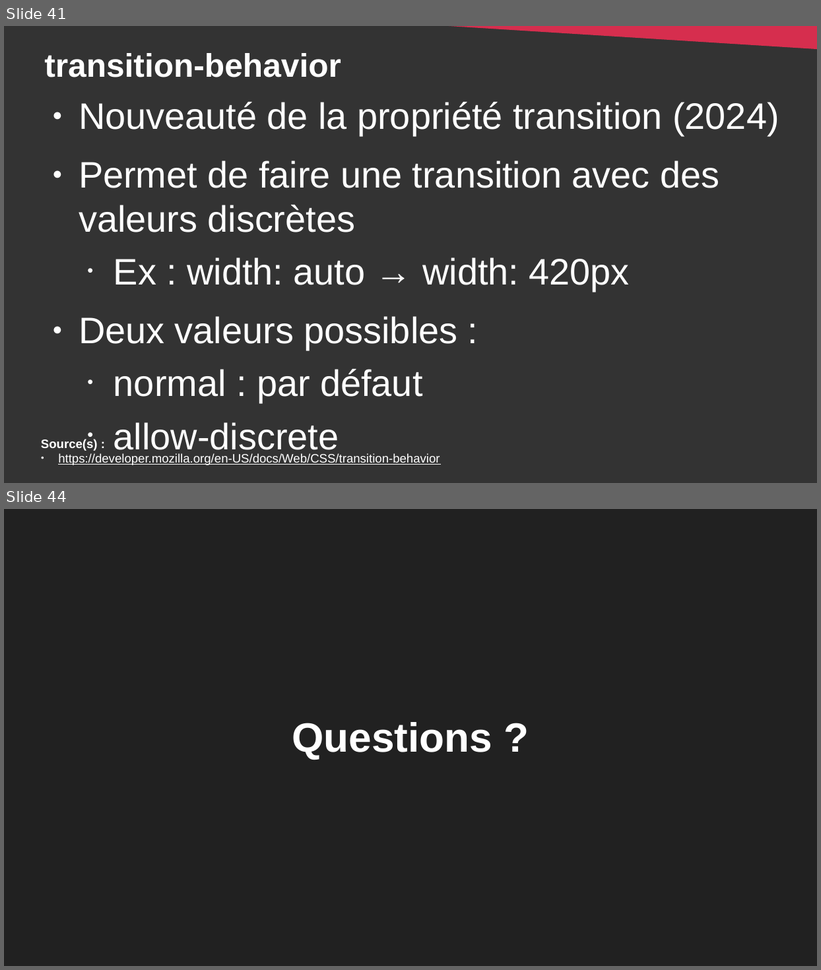
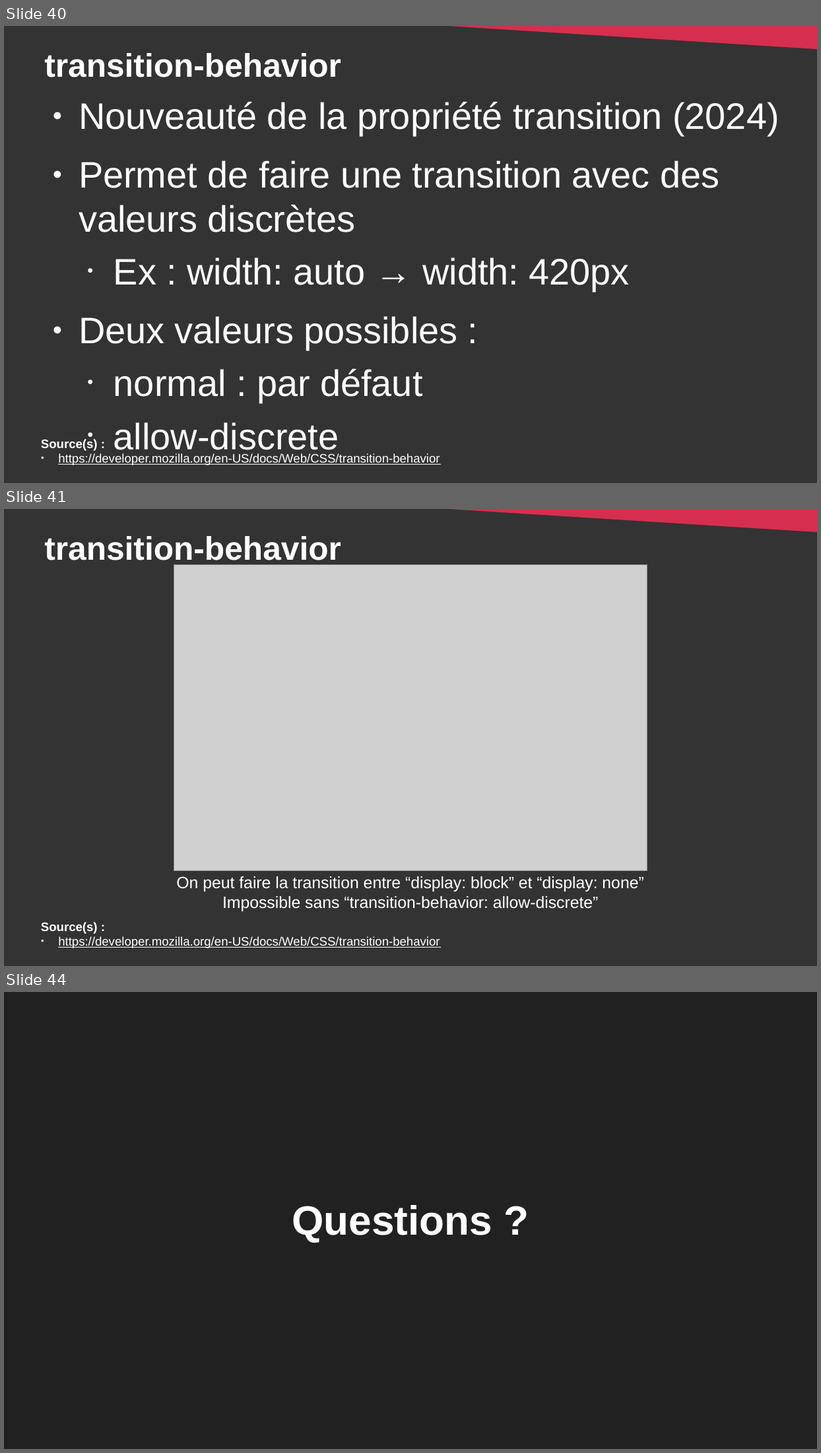
Before and after one commit to DanYellow/cours, a slide deck: integration-web-s2/travaux-pratiques/numero-2/presentation.odp. Shown one above the other, each under a label of ours: slides 41 and 44 before the commit, slides 40, 41 and 44 after it; the slides between them are not shown. The pictures are 821x970 and 821x1453 pixels, drawn with LibreOffice and Linux fonts; fonts in the diff are those of the drawing; grey boxes stand for pictures. Boxes give left, top, right and bottom in pixels: in the first picture for what was removed or moved away, otherwise in the second. Text is boxed around its words. In the diff, an @@ line names an element or a change of style, - is before the commit and + after.

```diff
--- a/integration-web-s2/travaux-pratiques/numero-2/presentation.odp
+++ b/integration-web-s2/travaux-pratiques/numero-2/presentation.odp
@@ slide 41 added at [4,509,817,966], background #333333 @@
@@ right triangle added at [397,509,817,533], fill #D62E4E @@
@@ title added at [44,536,341,566], 32 pt, text #FFFFFF, bold @@
+transition-behavior
@@ picture added at [174,565,648,871] @@
@@ title added at [176,877,644,912], 16 pt, text #FFFFFF @@
+On peut faire la transition entre “display: block” et “display: none”
+Impossible sans “transition-behavior: allow-discrete”
@@ text added at [41,922,440,949], 12 pt, text #FFFFFF, underline @@
+Source(s) :
+● https://developer.mozilla.org/en-US/docs/Web/CSS/transition-behavior
@@ what was slide 41 is now slide 40 @@
```
Also in this commit, not shown: 2 slides changed, 1 slide removed, 1 other file.
